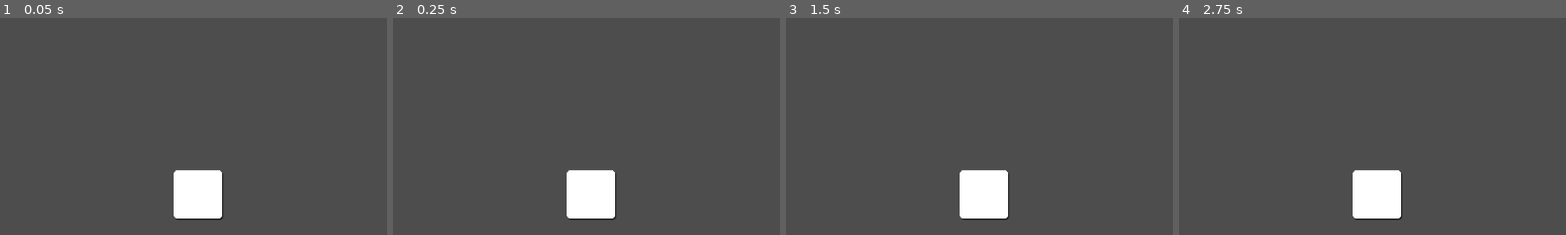
Above: before the commit, frames 1-4 (left to right).
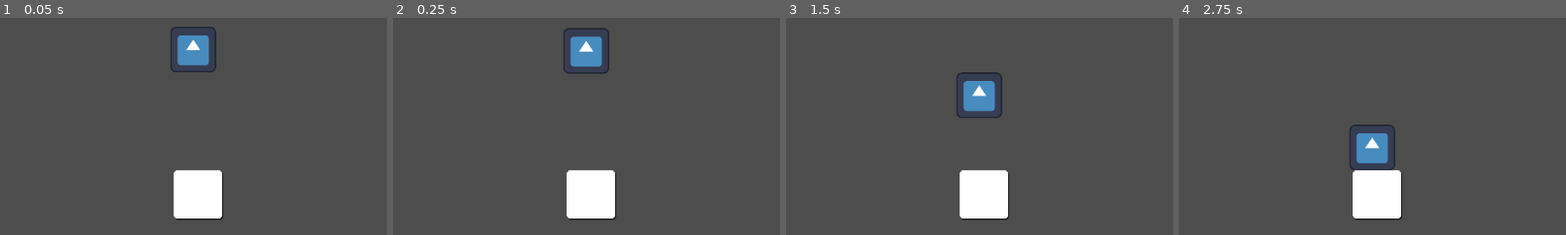
Above: after the commit, the same moments.

Repository: dancroker/RhythmGame
Game: Godot game, scene res://node_2d.tscn
Two runs of this game, one before a commit and one after it. Both use one fixed random seed, a clock stepped at 60 frames per second and the inputs below. The engine's default icon, where the game draws it, is replaced by a stand-in: a white triangle on a blue panel in a dark square.
Inputs (mouse positions are % of the whole screen's width and height, from its top left):
- Up to frame 1 (0.05 s): no input
- Up to frame 2 (0.25 s): no input
- Up to frame 3 (1.5 s): tap Enter at 0.5 s; move the mouse to (38, 41) at 0.52 s; hold 1 (Inner) 0.53-1.28 s; move the mouse to (30, 55) at 1.27 s; tap 2 (Outer) at 1.35 s
- Up to frame 4 (2.75 s): move the mouse to (60, 28) at 2.02 s; hold 1 (Inner) from 2.03 s (still down)
The pictures show only the part of the screen within x 12-62%, y 0-50%; the shares and areas given below are measured in that part.

The runs differ from the first frame. In frame 1, 1.5% of the frame differs, in the area x 44-56%, y 4-25%; in frame 2, 1.4%; in frame 3, 1.4%; in frame 4, 1.4%.

Commit message:
Started Node Collision

Diff:
--- a/rhythm-game/Scripts/BasicControls.gd
+++ b/rhythm-game/Scripts/BasicControls.gd
@@ -1,6 +1,9 @@
 extends CharacterBody2D
+@onready var collision_shape_2d: CollisionShape2D = $CollisionShape2D
 
 var is_mouse_inside: bool = false
+var collision_point
+var collision_info
 # Called when the node enters the scene tree for the first time.
 func _ready() -> void:
 	mouse_entered.connect(_on_mouse_entered)
@@ -9,12 +12,14 @@
 
 # Called every frame. 'delta' is the elapsed time since the previous frame.
 func _process(delta: float) -> void:
-	pass
-	#look_at(get_global_mouse_position())
-	#if is_mouse_inside:
-		#print("HI!")
-	#else:
-		#print("Bye!")
+	collision_info = move_and_collide(velocity)
+	if collision_info:
+		collision_point = collision_info.get_position()
+	else:
+		collision_point = 0
+
+	if collision_point != 0:
+		print("Note")
 
 func _on_mouse_entered() -> void:
 	is_mouse_inside = true
--- /dev/null
+++ b/rhythm-game/Scripts/Note.gd
@@ -0,0 +1,12 @@
+extends CharacterBody2D
+
+
+# Called when the node enters the scene tree for the first time.
+func _ready() -> void:
+	pass # Replace with function body.
+
+
+# Called every frame. 'delta' is the elapsed time since the previous frame.
+func _process(delta: float) -> void:
+	velocity.y = velocity.y + 1
+	move_and_slide()
--- a/rhythm-game/node_2d.tscn
+++ b/rhythm-game/node_2d.tscn
@@ -2,25 +2,44 @@
 
 [ext_resource type="Texture2D" uid="uid://i3s825dkhvbn" path="res://Assets/RandomSquare.png" id="1_wtcfe"]
 [ext_resource type="Script" uid="uid://da5gfedn6jt83" path="res://Scripts/BasicControls.gd" id="2_0e48y"]
+[ext_resource type="Script" uid="uid://c7wqqxugnhb5v" path="res://Scripts/Note.gd" id="3_0hol4"]
+[ext_resource type="Texture2D" uid="uid://i5j8xayi6kjd" path="res://icon.svg" id="4_q6r6c"]
 
 [sub_resource type="RectangleShape2D" id="RectangleShape2D_0e48y"]
 size = Vector2(514.2855, 514.28577)
 
+[sub_resource type="RectangleShape2D" id="RectangleShape2D_kdubu"]
+size = Vector2(68, 68)
+
 [node name="Node2D" type="Node2D" unique_id=6010253]
 
-[node name="Node" type="Node" parent="." unique_id=1564261211]
+[node name="Controll" type="Node" parent="." unique_id=1564261211]
 
-[node name="CharacterBody2D" type="CharacterBody2D" parent="Node" unique_id=1451280682]
-collision_layer = 3
+[node name="CharacterBody2D" type="CharacterBody2D" parent="Controll" unique_id=1451280682]
 input_pickable = true
 script = ExtResource("2_0e48y")
 
-[node name="Sprite2D" type="Sprite2D" parent="Node/CharacterBody2D" unique_id=406070639]
+[node name="Sprite2D" type="Sprite2D" parent="Controll/CharacterBody2D" unique_id=406070639]
 position = Vector2(437, 263)
 scale = Vector2(0.14, 0.14)
 texture = ExtResource("1_wtcfe")
 
-[node name="CollisionShape2D" type="CollisionShape2D" parent="Node/CharacterBody2D" unique_id=1639708152]
+[node name="CollisionShape2D" type="CollisionShape2D" parent="Controll/CharacterBody2D" unique_id=1639708152]
 position = Vector2(437, 263)
 scale = Vector2(0.14, 0.14)
 shape = SubResource("RectangleShape2D_0e48y")
+
+[node name="Node" type="Node" parent="." unique_id=1962187538]
+
+[node name="CharacterBody2D" type="CharacterBody2D" parent="Node" unique_id=1737748098]
+position = Vector2(348, -56)
+script = ExtResource("3_0hol4")
+
+[node name="Sprite2D" type="Sprite2D" parent="Node/CharacterBody2D" unique_id=290706605]
+position = Vector2(82, 103)
+scale = Vector2(0.53125, 0.53125)
+texture = ExtResource("4_q6r6c")
+
+[node name="CollisionShape2D" type="CollisionShape2D" parent="Node/CharacterBody2D" unique_id=1426875445]
+position = Vector2(82, 103)
+shape = SubResource("RectangleShape2D_kdubu")
Not shown, added: rhythm-game/Scripts/Note.gd.uid
